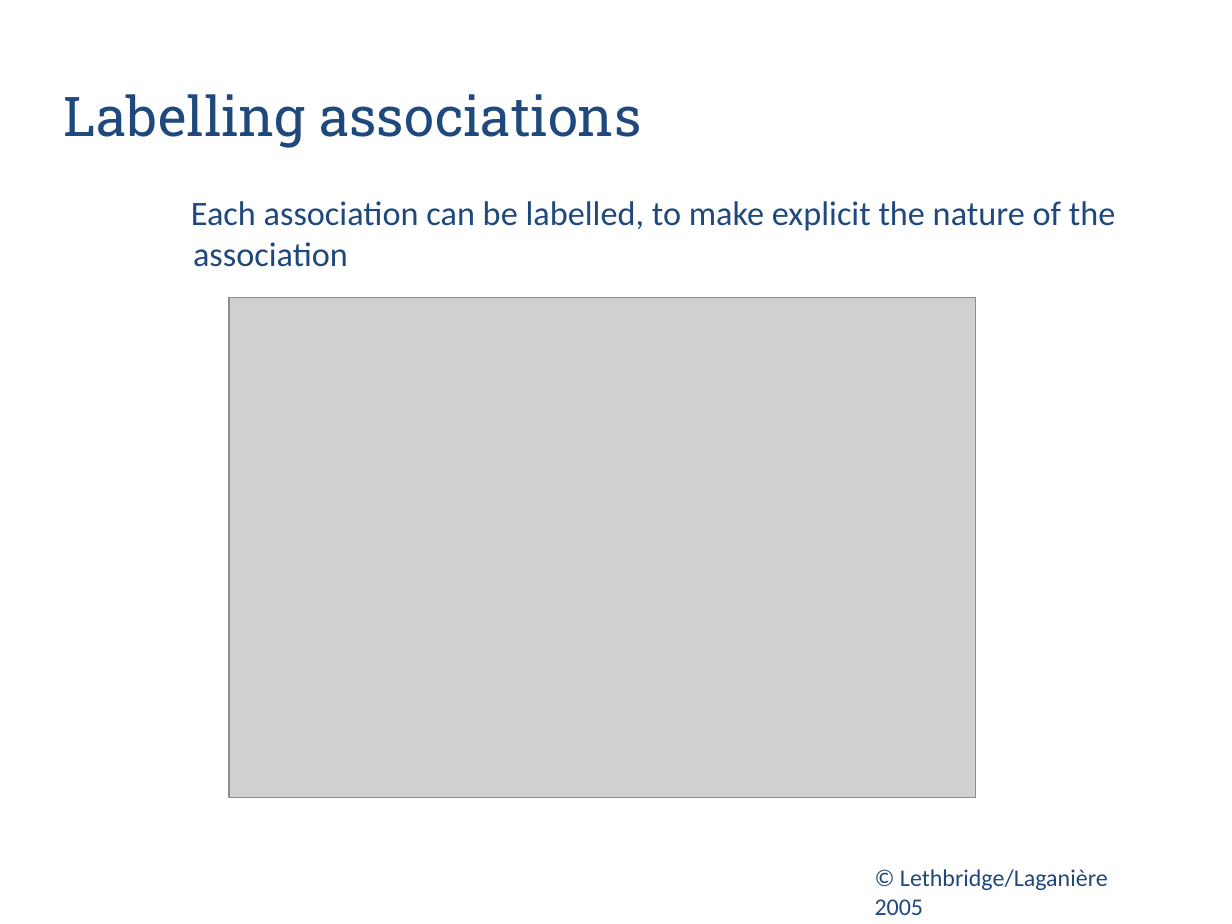
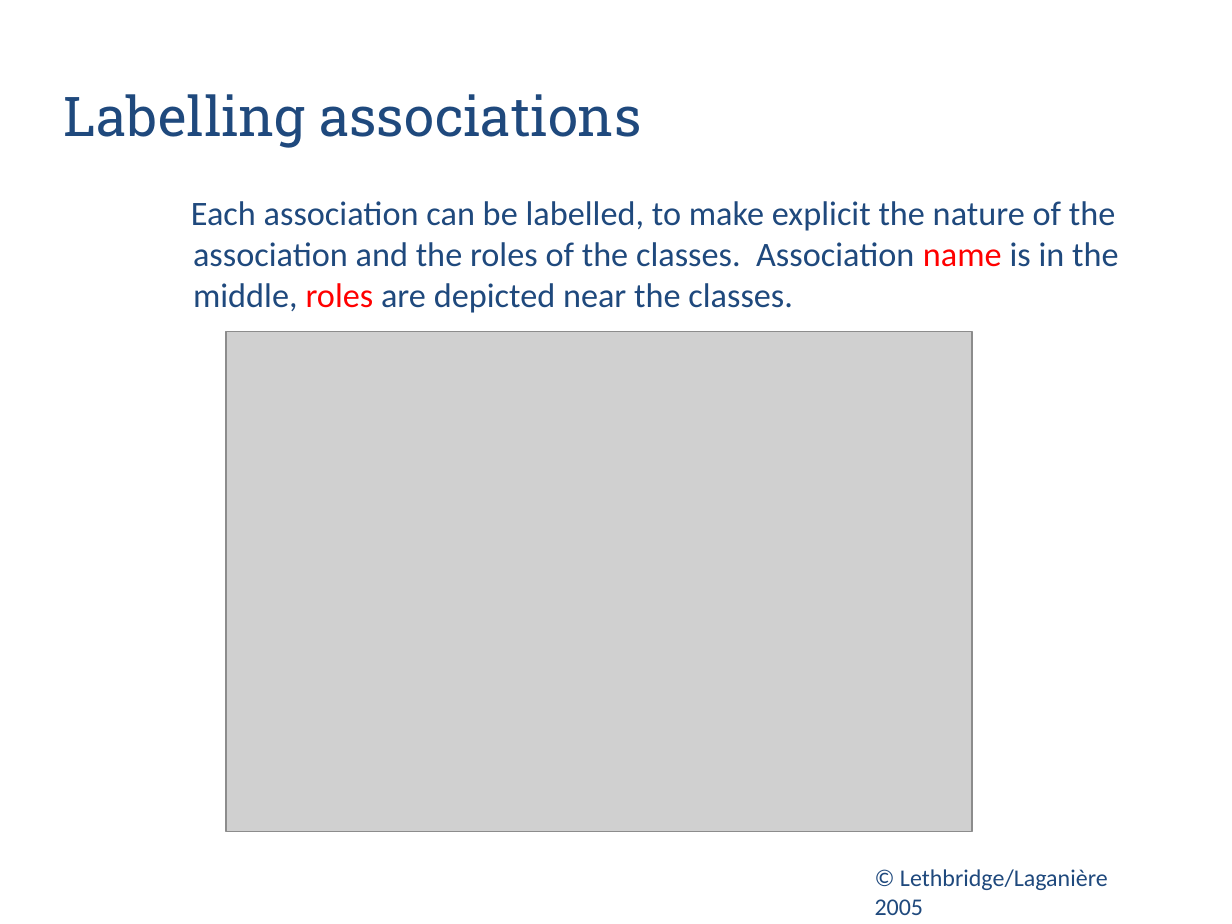
Before and after one commit to zarras/myy803-slides, a slide deck: slide 12 of 5-SoftEng-Modeling.ppt (slide 21 before the commit). Drawn at 1232x924 pixels with LibreOffice and Linux fonts; fonts in the diff are those of the drawing; grey boxes stand for pictures. Boxes give left, top, right and bottom in pixels: in the first picture for what was removed or moved away, otherwise in the second. Text is boxed around its words. In the diff, an @@ line names an element or a change of style, - is before the commit and + after.

```diff
--- a/5-SoftEng-Modeling.ppt
+++ b/5-SoftEng-Modeling.ppt
@@ text at (x1=191, y1=201, x2=1119, y2=313): text changed @@
-  Each association can be labelled, to make explicit the nature of the association
+  Each association can be labelled, to make explicit the nature of the association and the roles of the classes. Association name is in the middle, roles are depicted near the classes.
@@ picture moved from (x1=229, y1=298, x2=976, y2=798) to (x1=225, y1=331, x2=972, y2=832) @@
```
Also in this commit, not shown: 11 other slides changed, 3 slides added, 6 other files.
